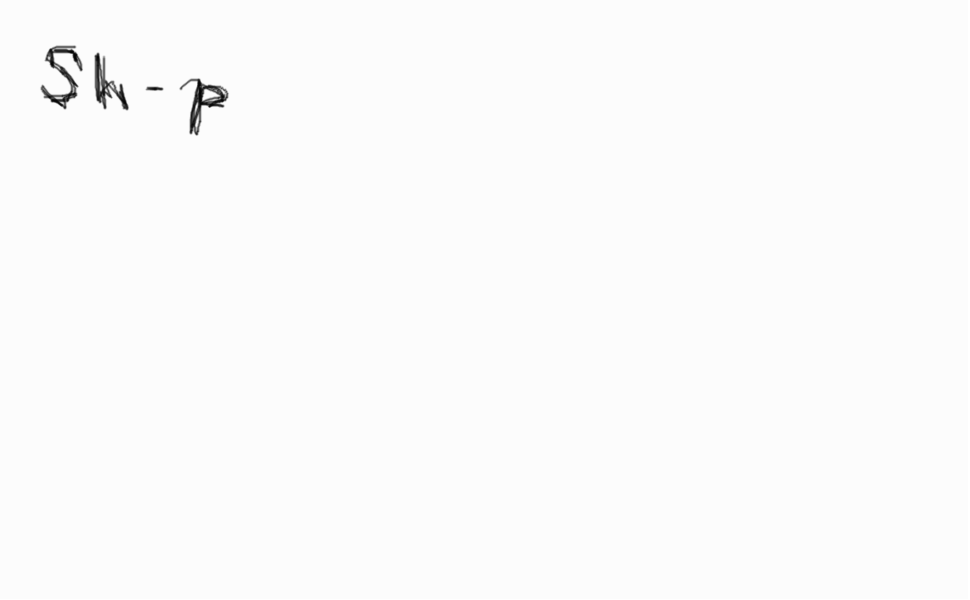
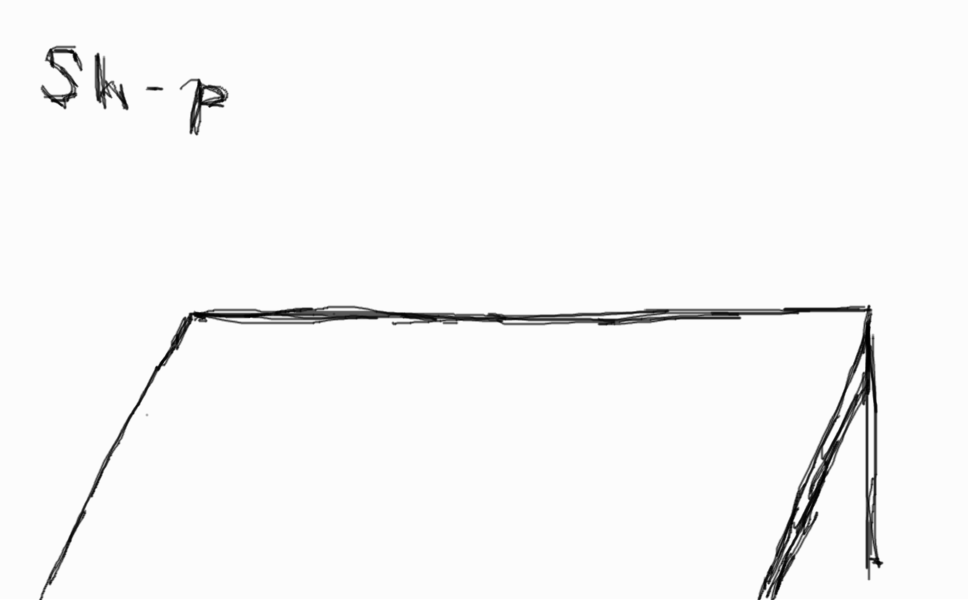
Layers edited between the first and the second 970 × 600 image:
added layer "desk" above "c" over [38, 304, 884, 600]
